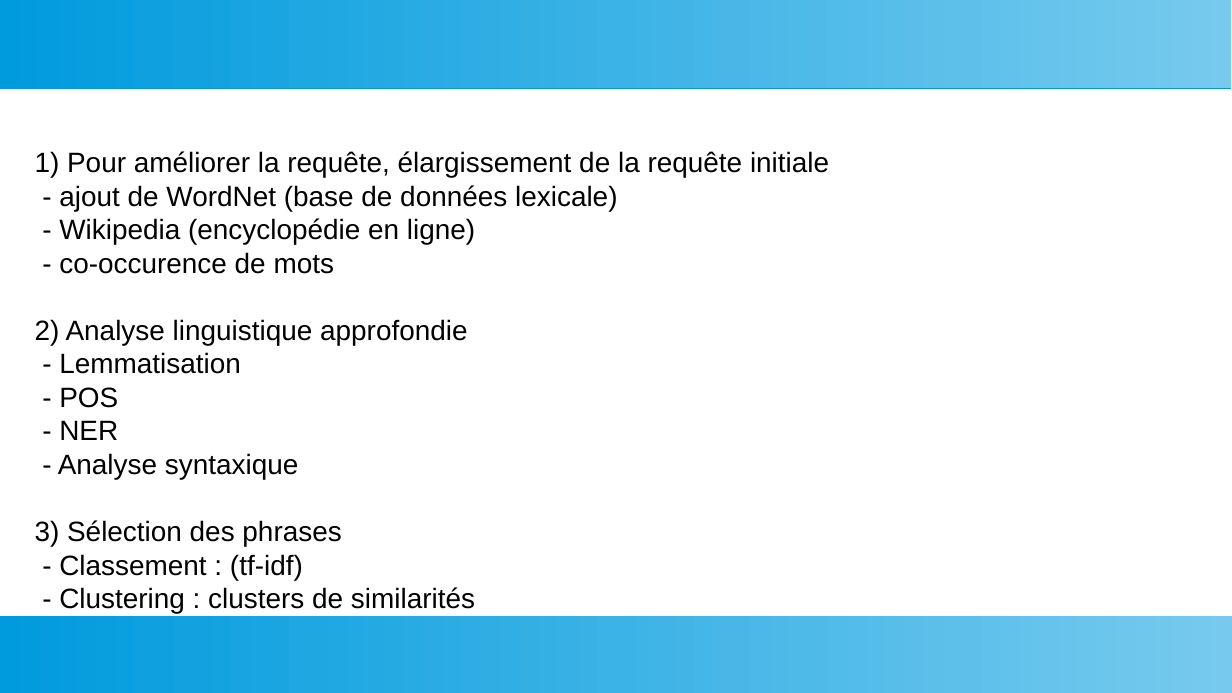
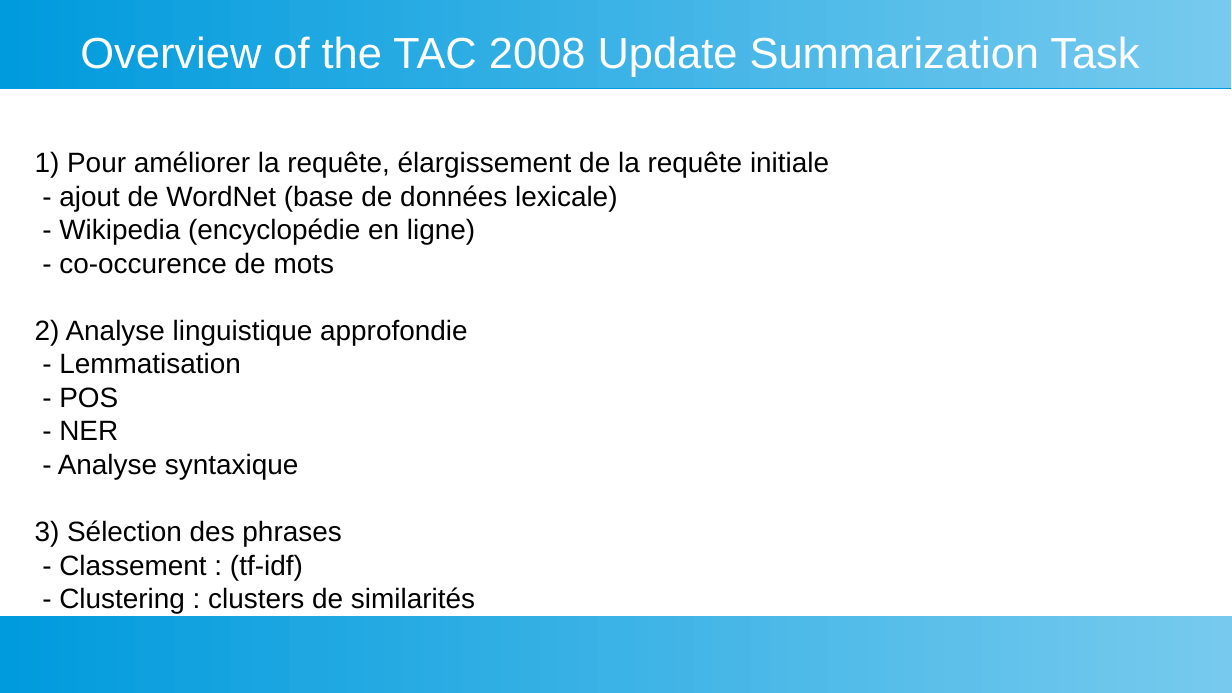
Before and after one commit to fannybachey/stage_2024, a slide deck: slide 11 of presentation/presentation_2.odp (slide 8 before the commit). Drawn at 1232x693 pixels with LibreOffice and Linux fonts; fonts in the diff are those of the drawing. Boxes give left, top, right and bottom in pixels: in the first picture for what was removed or moved away, otherwise in the second. Text is boxed around its words. In the diff, an @@ line names an element or a change of style, - is before the commit and + after.

```diff
--- a/presentation/presentation_2.odp
+++ b/presentation/presentation_2.odp
@@ title added at (x1=80, y1=36, x2=1139, y2=77), 28 pt, text #FFFFFF @@
+Overview of the TAC 2008 Update Summarization Task
```
Also in this commit, not shown: 2 other slides changed, 3 slides added, 2 other files.
